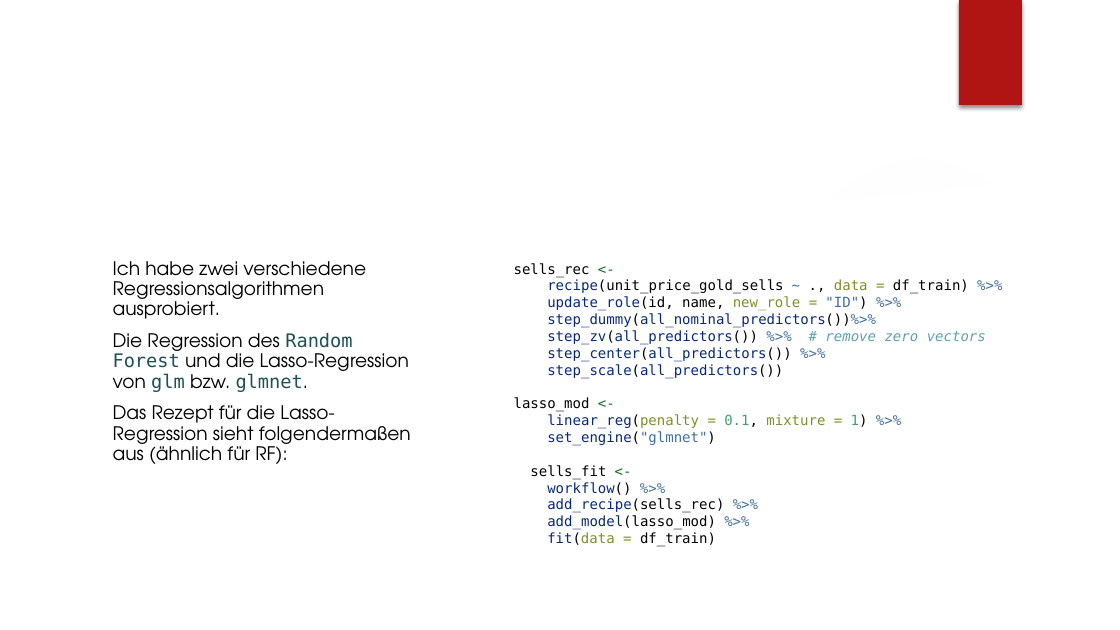
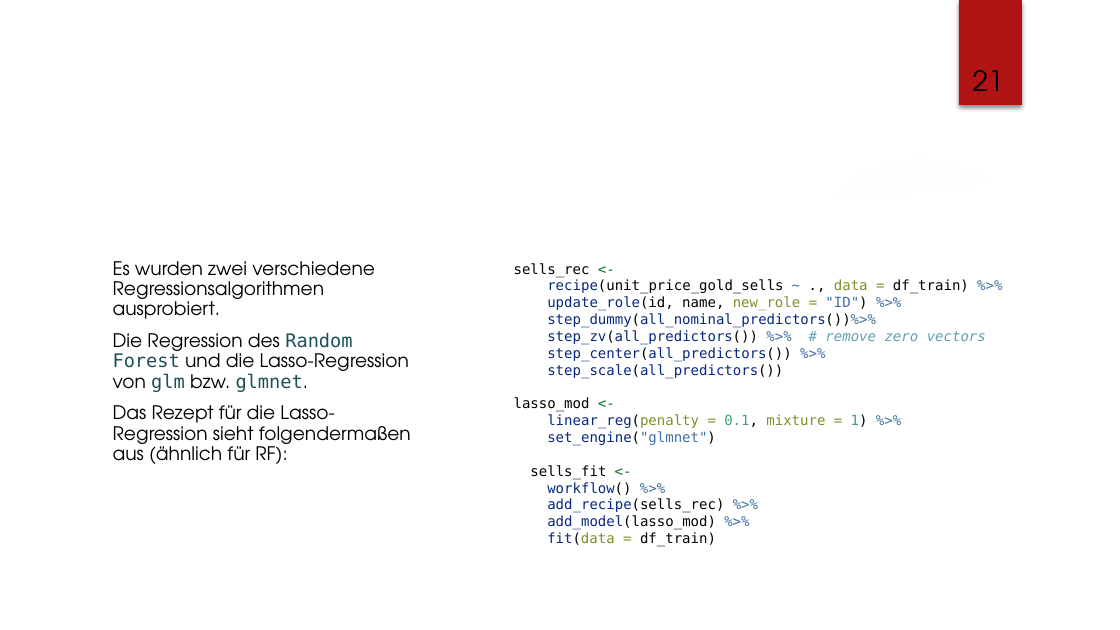
Before and after one commit to lz039/Gw2Trading, a slide deck: slide 21 of reports/presentation_custom_design.pptx (slide 20 before the commit). Drawn at 1120x630 pixels with LibreOffice and Linux fonts; fonts in the diff are those of the drawing; background and template pictures are left out. Boxes give left, top, right and bottom in pixels: in the first picture for what was removed or moved away, otherwise in the second. Text is boxed around its words. In the diff, an @@ line names an element or a change of style, - is before the commit and + after.

```diff
--- a/reports/presentation_custom_design.pptx
+++ b/reports/presentation_custom_design.pptx
@@ page number added at (973,70,1004,91), 18 pt, text #000000 @@
+21
@@ text at (113,261,375,319): text changed @@
-Ich habe zwei verschiedene Regressionsalgorithmen ausprobiert.
+Es wurden zwei verschiedene Regressionsalgorithmen ausprobiert.
```
Also in this commit, not shown: 25 other slides changed, 1 slide added, 1 other file.
